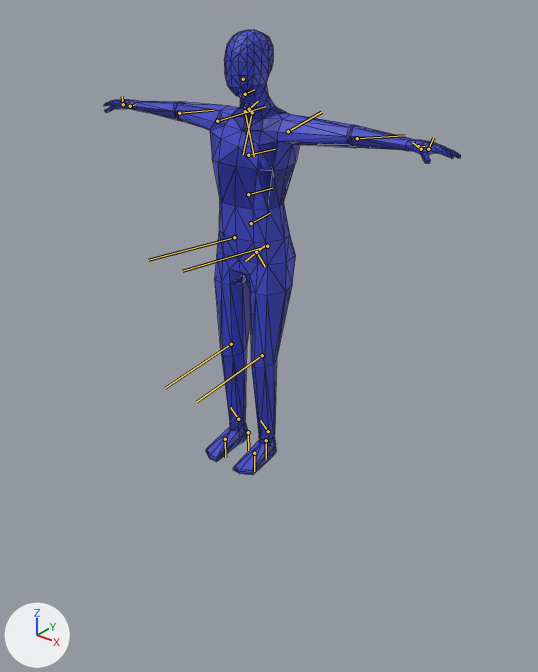
The FBX model DirectX/Resources/Fbx/player/player.fbx, before and after one commit.
Both versions are drawn from a 50 mm lens placed at (2.09, -2.47, 2.17), pointed at (0.08, 0.04, 0.61). Lighting does not change. The marker at lower left points along +X, +Y and +Z. The bones that bend it are drawn over the model as lines. Mesh edges are drawn as thin lines.

Objects in the first picture: 'BaseHuman'.
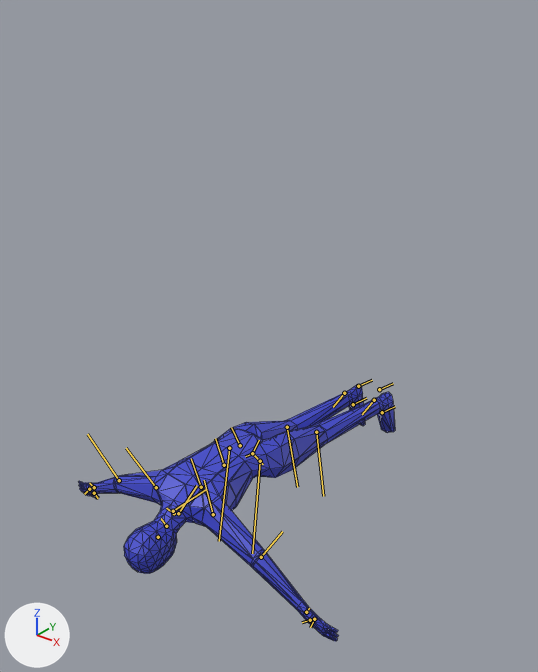
The newer file adds an action. The first version stands in its rest pose; the second is drawn at frame 51 of the action 'metarig|Dead'.

Boxes [x1, y1, x2, y2] around the edits, measured in the pictures (538 x 672 px):
'BaseHuman', posed (11% narrower, 43% shorter)
    before: [104, 29, 461, 475]
    after: [79, 385, 395, 641]
bone 'spine', root to tip
    before: (256, 252) to (267, 244)
    after: (252, 453) to (259, 440)
bone 'spine.001', root to tip
    before: (251, 223) to (270, 213)
    after: (240, 445) to (231, 427)
bone 'upper_arm.L', root to tip
    before: (288, 131) to (321, 112)
    after: (213, 514) to (204, 480)
bone 'upper_arm.R', root to tip
    before: (217, 121) to (265, 106)
    after: (156, 487) to (126, 448)
bone 'thigh.L', root to tip
    before: (267, 246) to (182, 271)
    after: (260, 461) to (252, 553)
bone 'shin.L', root to tip
    before: (262, 355) to (196, 402)
    after: (316, 432) to (323, 496)
bone 'thigh.R', root to tip
    before: (234, 237) to (148, 260)
    after: (229, 448) to (219, 541)
bone 'shin.R', root to tip
    before: (231, 344) to (165, 388)
    after: (287, 427) to (297, 487)

The change in detail:
Bone 'spine' (bone_spine) moves from (0.0, 0.0, 0.0) to (-0.017, -0.305, -1.072).
Bone 'spine' (bone_spine) turns from (0, 0, 0) to (29, 1, 3) degrees about its own x, y and z.
Bone 'spine.001' (bone_spine_001) turns from (0, 0, 0) to (75, -8, 0) degrees about its own x, y and z.
Bone 'upper_arm.L' (bone_upper_arm_l) turns from (0, 0, 0) to (26, -9, -3) degrees about its own x, y and z.
Bone 'upper_arm.R' (bone_upper_arm_r) turns from (0, 0, 0) to (19, 7, 2) degrees about its own x, y and z.
Bone 'thigh.L' (bone_thigh_l) turns from (0, 0, 0) to (55, 3, 0) degrees about its own x, y and z.
Bone 'shin.L' (bone_shin_l) turns from (0, 0, 0) to (6, 16, -1) degrees about its own x, y and z.
Bone 'thigh.R' (bone_thigh_r) turns from (0, 0, 0) to (51, 3, 0) degrees about its own x, y and z.
Bone 'shin.R' (bone_shin_r) turns from (0, 0, 0) to (12, 17, 0) degrees about its own x, y and z.
